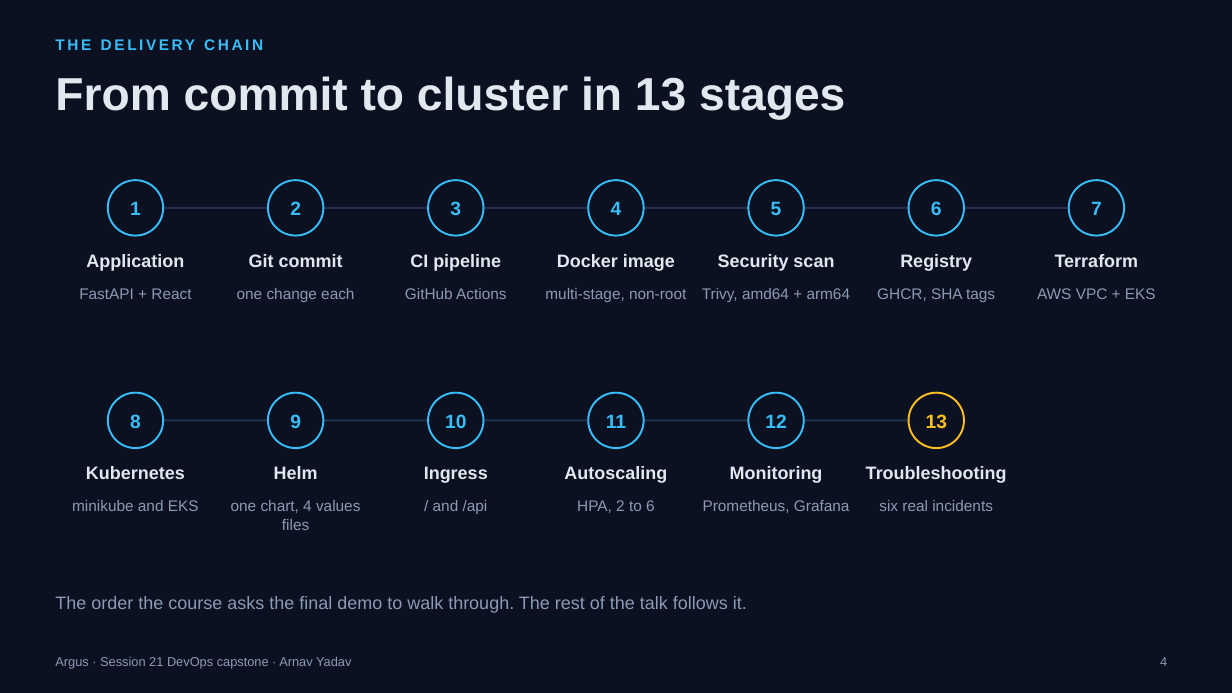
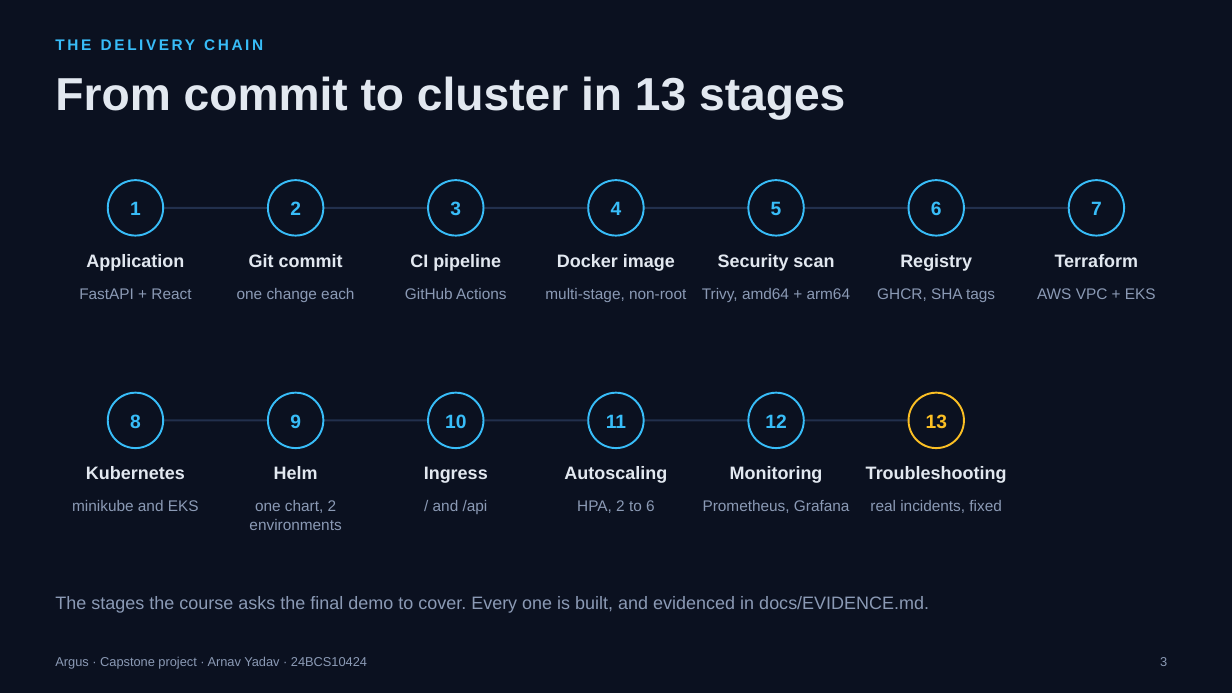
Before and after one commit to arnav-yadav/argus, a slide deck: slide 3 of docs/Argus-presentation.pptx (slide 4 before the commit). Drawn at 1232x693 pixels with LibreOffice and Linux fonts; fonts in the diff are those of the drawing. Boxes give left, top, right and bottom in pixels: in the first picture for what was removed or moved away, otherwise in the second. Text is boxed around its words. In the diff, an @@ line names an element or a change of style, - is before the commit and + after.

Commit message:
Cut the presentation to seven slides
Sixteen slides was more than a presentation slot allows. The deck now covers the same
delivery chain in seven: the app, the chain, build and ship, run, observe, and the live
demo. It names the project as a capstone with the author's roll number.

```diff
--- a/docs/Argus-presentation.pptx
+++ b/docs/Argus-presentation.pptx
@@ text at [249,500,341,530]: text changed @@
-one chart, 4 values files
+one chart, 2 environments
@@ text at [870,500,1001,513]: text changed @@
-six real incidents
+real incidents, fixed
@@ text at [55,596,929,613]: text changed @@
-The order the course asks the final demo to walk through. The rest of the talk follows it.
+The stages the course asks the final demo to cover. Every one is built, and evidenced in docs/EVIDENCE.md.
@@ text at [55,656,367,669]: text changed @@
-Argus · Session 21 DevOps capstone · Arnav Yadav
+Argus · Capstone project · Arnav Yadav · 24BCS10424
@@ page number at [1160,657,1167,666]: text changed @@
-4
+3
```
Also in this commit, not shown: 3 other slides changed, 3 slides added, 12 slides removed, 2 other files.
